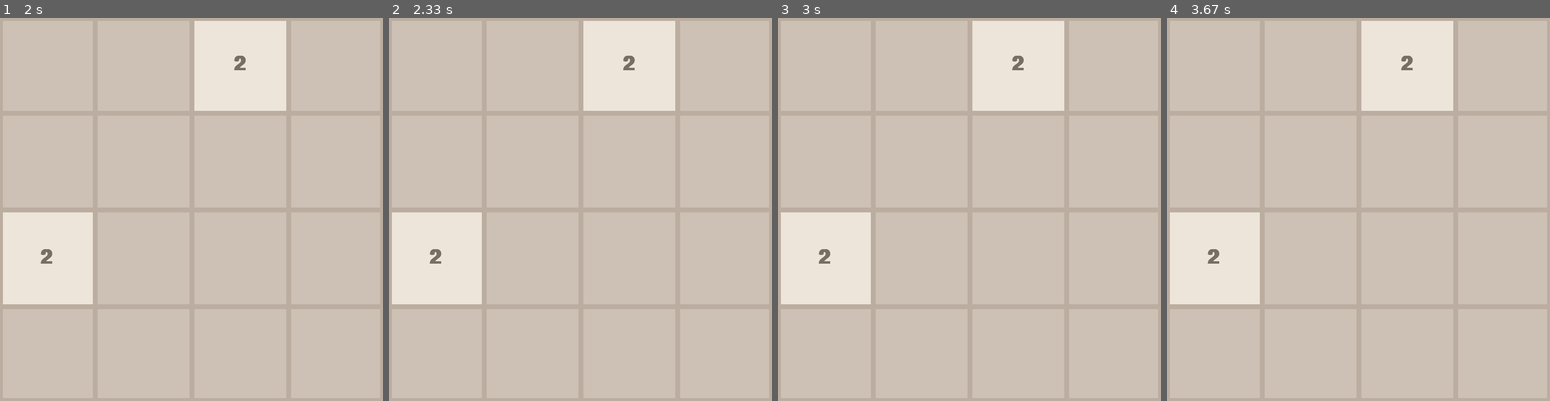
Above: before the commit, frames 1-4 (left to right).
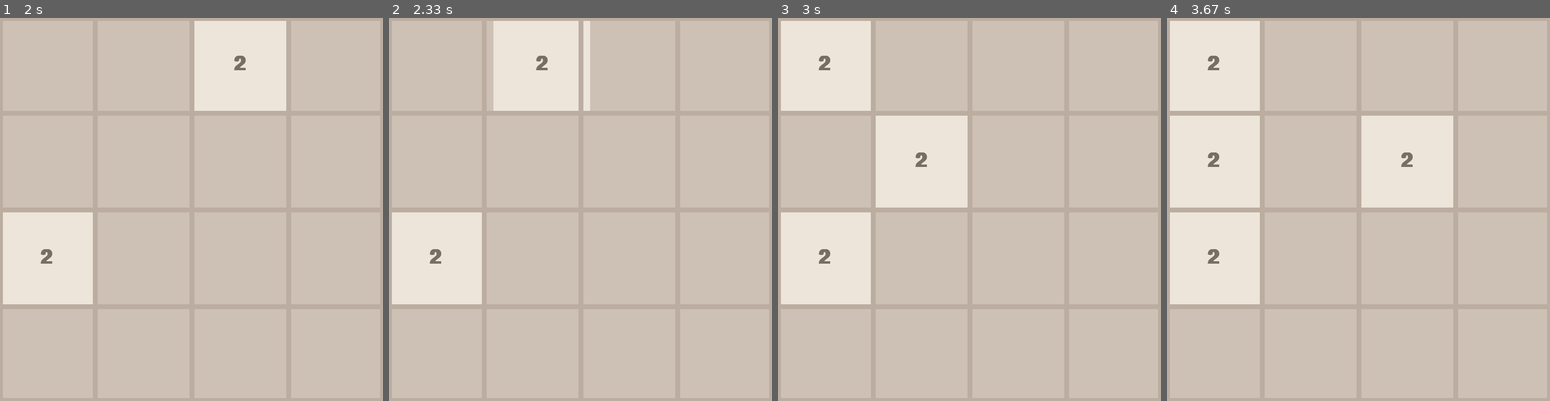
Above: after the commit, the same moments.

Repository: AmirmasoudCS/Pygame-Course
Game: pygame game, started from project_07/main.py
Same seed, same stepped clock (60 frames per second), same inputs: the game is played once before the commit and once after it.
Inputs:
- Up to frame 1 (2 s): tap Enter at 0.33 s
- Up to frame 2 (2.33 s): hold A from 2.17 s (still down)
- Up to frame 3 (3 s): release A at 2.7 s
- Up to frame 4 (3.67 s): hold A 3.07-3.47 s

Frame 1 is identical in both runs. In frame 2, 10% of the frame differs, in the area x 27-75%, y 0-25%; in frame 3, 17%; in frame 4, 23%, in the area x 0-75%, y 0-50%.

Commit message:
Handling the tiles movement

Diff:
--- a/project_07/main.py
+++ b/project_07/main.py
@@ -144,7 +144,7 @@
             updated = True
 
         update_tiles(window, tiles, sorted_tiles)
-    end_move(tiles)
+    return end_move(tiles)
 
 def end_move(tiles):
     if len(tiles) == 16:
@@ -185,6 +185,16 @@
                 run = False
                 break
 
+            if event.type == pygame.KEYDOWN:
+                if event.key == pygame.K_a:
+                    move_tiles(window, tiles, clock, "left")
+                if event.key == pygame.K_d:
+                    move_tiles(window, tiles, clock, "right")
+                if event.key == pygame.K_w:
+                    move_tiles(window, tiles, clock, "up")
+                if event.key == pygame.K_s:
+                    move_tiles(window, tiles, clock, "down")
+
         draw(window, tiles)
 
     pygame.quit()
